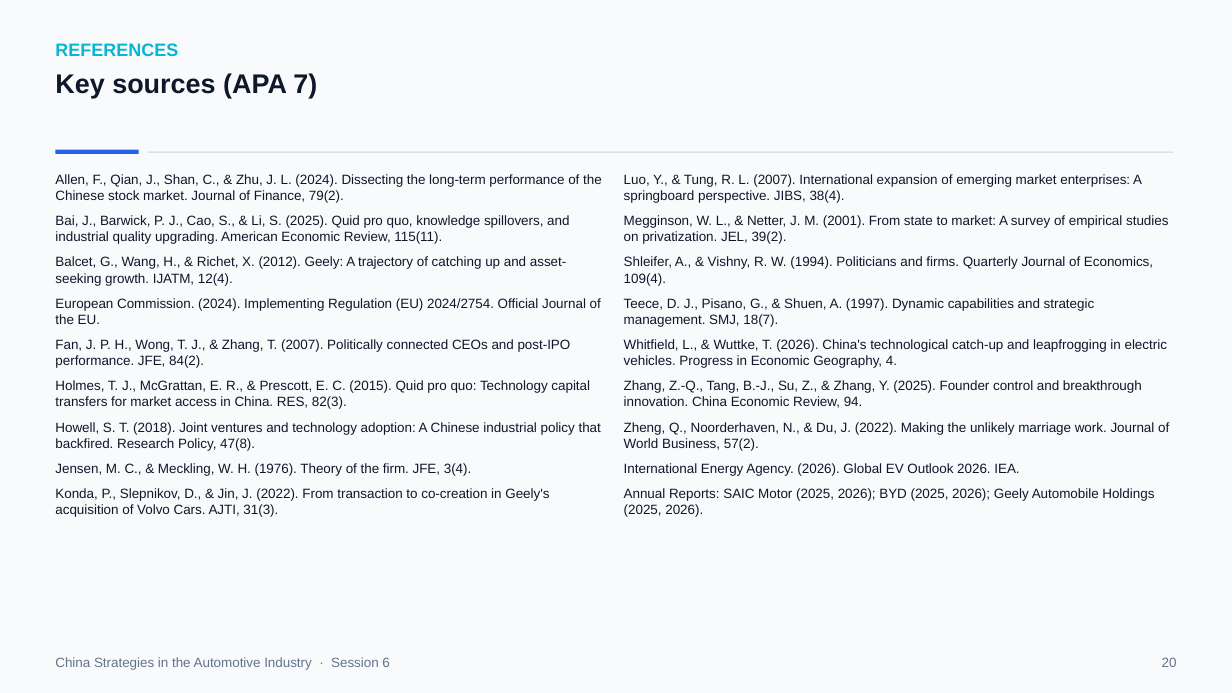
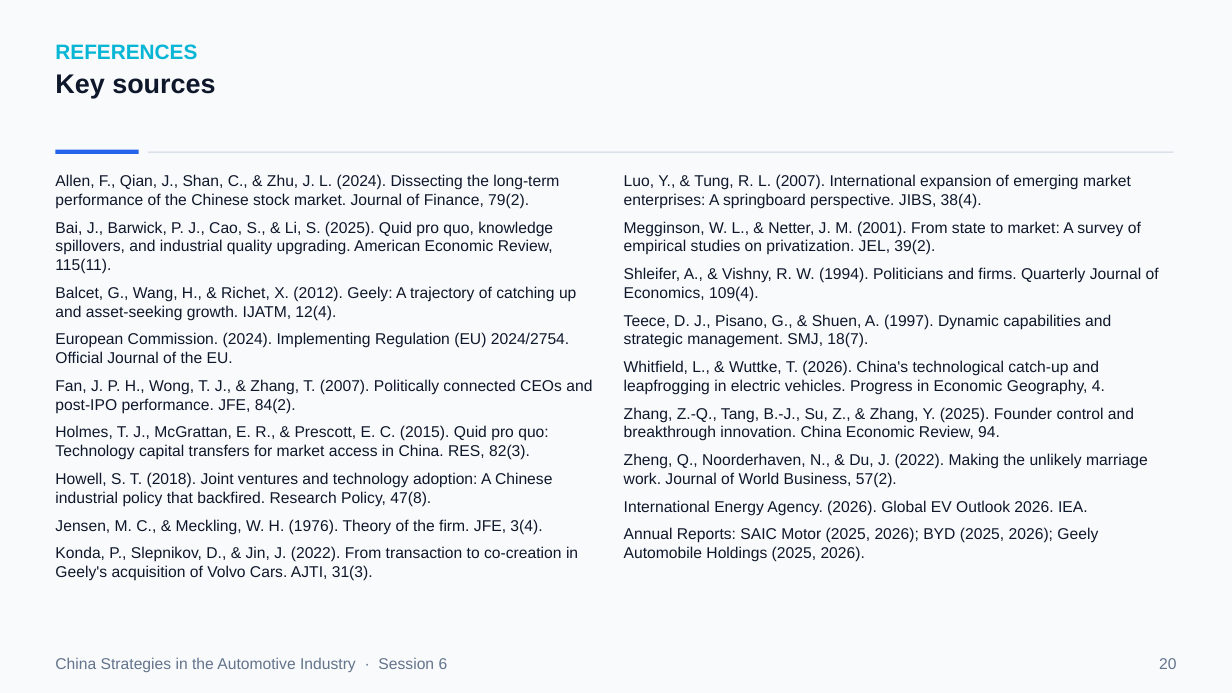
Before and after one commit to mickeymousehacker/CHINA-seminar-paper, a slide deck: slide 20 of research/presentation/China-Strategies-Presentation-FINAL.pptx. Drawn at 1232x693 pixels with LibreOffice and Linux fonts; fonts in the diff are those of the drawing. Boxes give left, top, right and bottom in pixels: in the first picture for what was removed or moved away, otherwise in the second. Text is boxed around its words. In the diff, an @@ line names an element or a change of style, - is before the commit and + after.

```diff
--- a/research/presentation/China-Strategies-Presentation-FINAL.pptx
+++ b/research/presentation/China-Strategies-Presentation-FINAL.pptx
@@ text "REFERENCES" at (55, 44, 197, 60): size 14 to 16.2 pt @@
@@ text at (55, 74, 215, 98): text changed @@
-Key sources (APA 7)
+Key sources
@@ size 10.5 to 12.2 pt in 4 elements at (55, 174, 592, 580), (624, 174, 1159, 562), (55, 657, 448, 672), (1159, 658, 1176, 669) @@
```
Also in this commit, not shown: 19 other slides changed, 2 other files.
